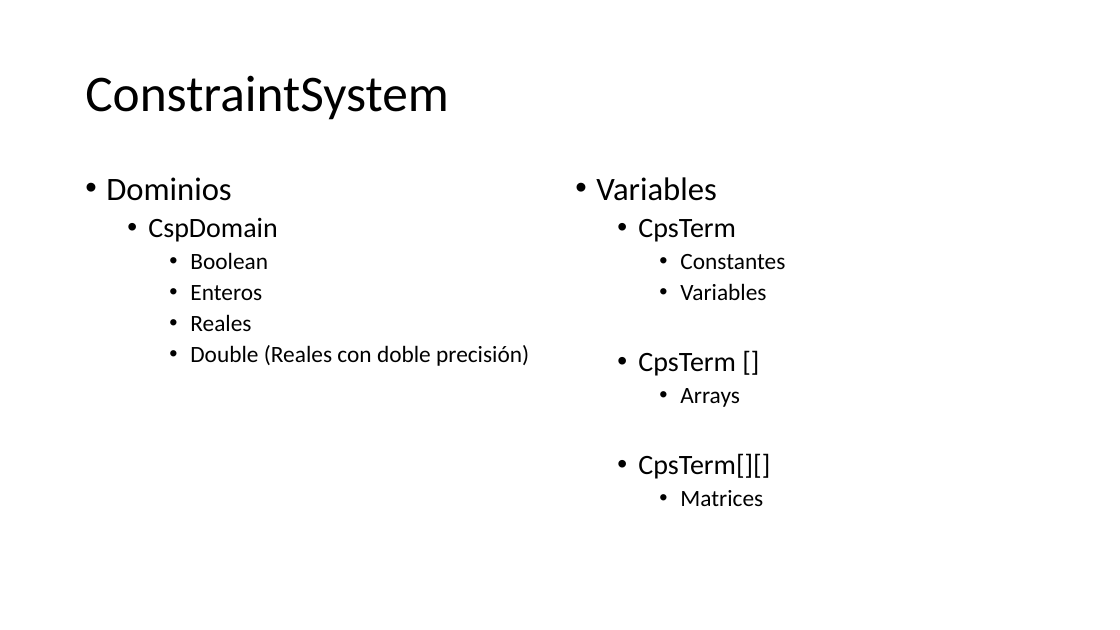
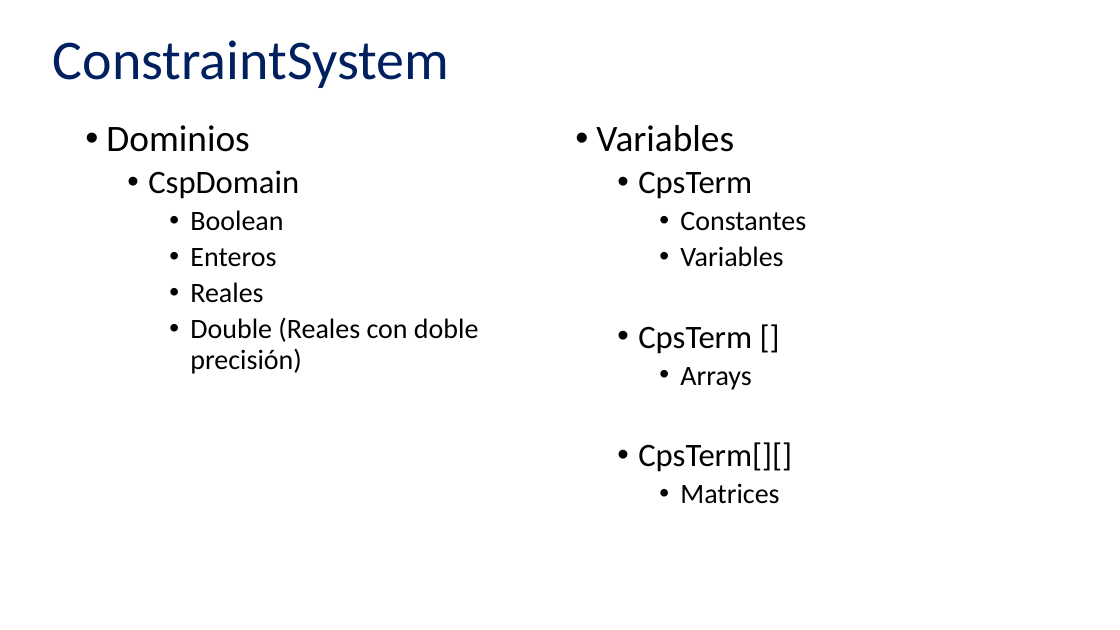
Before and after one commit to victordpc/ProgramacionRestricciones, a slide deck: slide 4 of Presentacion/Solver Foundation.pptx (slide 5 before the commit). Drawn at 1120x630 pixels with LibreOffice and Linux fonts; fonts in the diff are those of the drawing. Boxes give left, top, right and bottom in pixels: in the first picture for what was removed or moved away, otherwise in the second. Text is boxed around its words. In the diff, an @@ line names an element or a change of style, - is before the commit and + after.

```diff
--- a/Presentacion/Solver Foundation.pptx
+++ b/Presentacion/Solver Foundation.pptx
@@ title "ConstraintSystem": place and size @@
-title "ConstraintSystem" at bbox=[85, 75, 448, 120]
+title "ConstraintSystem" at bbox=[53, 40, 449, 88]
@@ title "ConstraintSystem" at bbox=[53, 40, 449, 88]: size 44 to 48 pt, text colour #000000 to #002060 @@
@@ text "Dominios": place and size @@
-text "Dominios" at bbox=[106, 177, 529, 366]
+text "Dominios" at bbox=[106, 125, 479, 374]
@@ text "Dominios" at bbox=[106, 125, 479, 374]: size 28 to 32 pt in "Dominios"; size 24 to 28 pt in "CspDomain"; size 20 to 24 pt in "Boolean", "Enteros", "Reales", "Double (Reales con doble precisión)" @@
@@ text "Variables": place and size @@
-text "Variables" at bbox=[596, 177, 785, 506]
+text "Variables" at bbox=[596, 125, 806, 504]
@@ text "Variables" at bbox=[596, 125, 806, 504]: size 28 to 32 pt in "Variables"; size 24 to 28 pt in "CpsTerm", "CpsTerm []", "CpsTerm[][]"; size 20 to 24 pt in "Constantes", "Variables", "Arrays", "Matrices" @@
```
Also in this commit, not shown: 10 other slides changed, 1 slide added, 2 slides removed.
